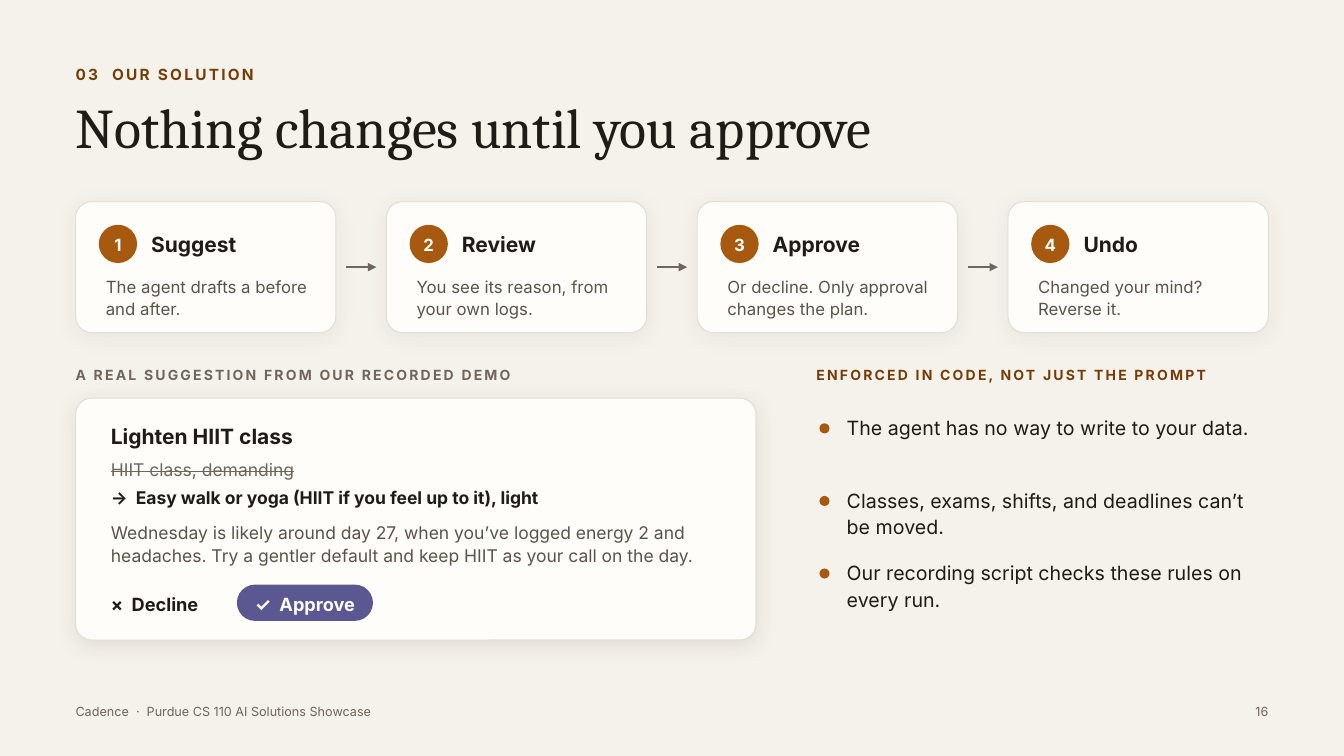
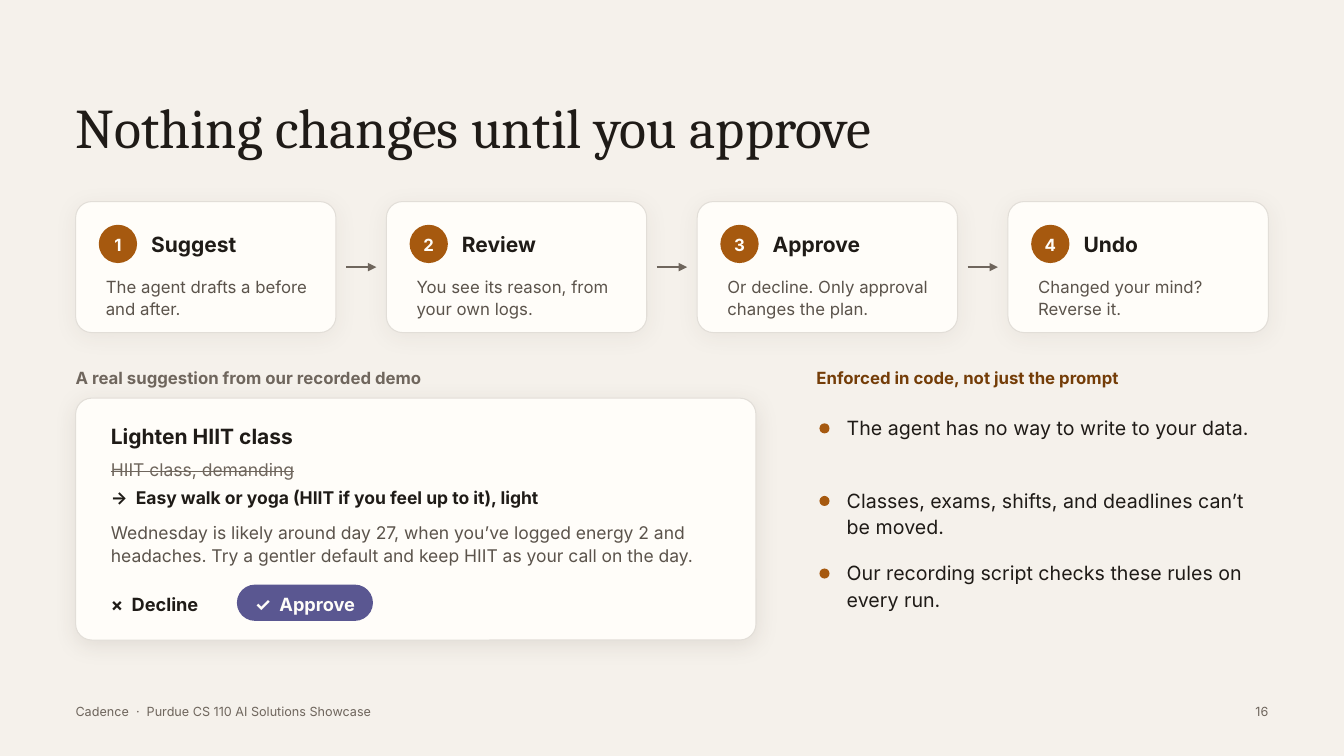
Before and after one commit to tarushvkodes/cadence, a slide deck: slide 16 of deck/Cadence-Capstone.pptx. Drawn at 1344x756 pixels with LibreOffice and Linux fonts; fonts in the diff are those of the drawing. Boxes give left, top, right and bottom in pixels: in the first picture for what was removed or moved away, otherwise in the second. Text is boxed around its words. In the diff, an @@ line names an element or a change of style, - is before the commit and + after.

```diff
--- a/deck/Cadence-Capstone.pptx
+++ b/deck/Cadence-Capstone.pptx
@@ text removed at (76,68,254,80) @@
-03 OUR SOLUTION
@@ text at (76,371,421,388): text changed; size 10 to 12 pt @@
-A REAL SUGGESTION FROM OUR RECORDED DEMO
+A real suggestion from our recorded demo
@@ text at (816,371,1118,388): text changed; size 10 to 12 pt @@
-ENFORCED IN CODE, NOT JUST THE PROMPT
+Enforced in code, not just the prompt
```
Also in this commit, not shown: 40 other slides changed, 9 other files.
